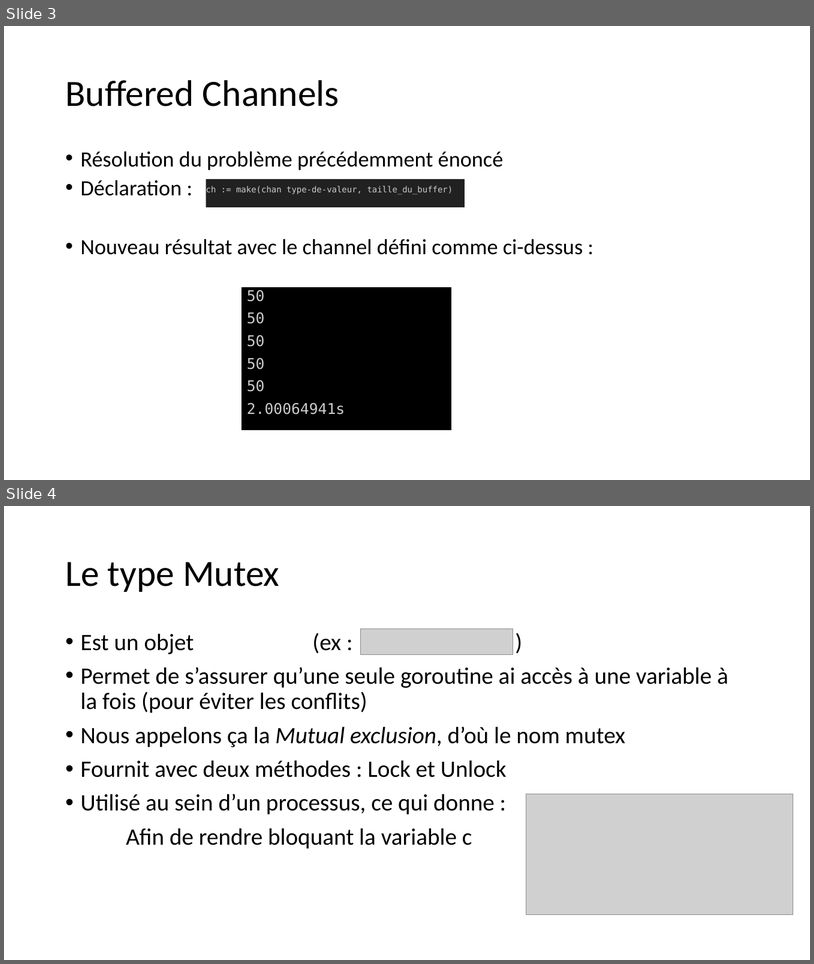
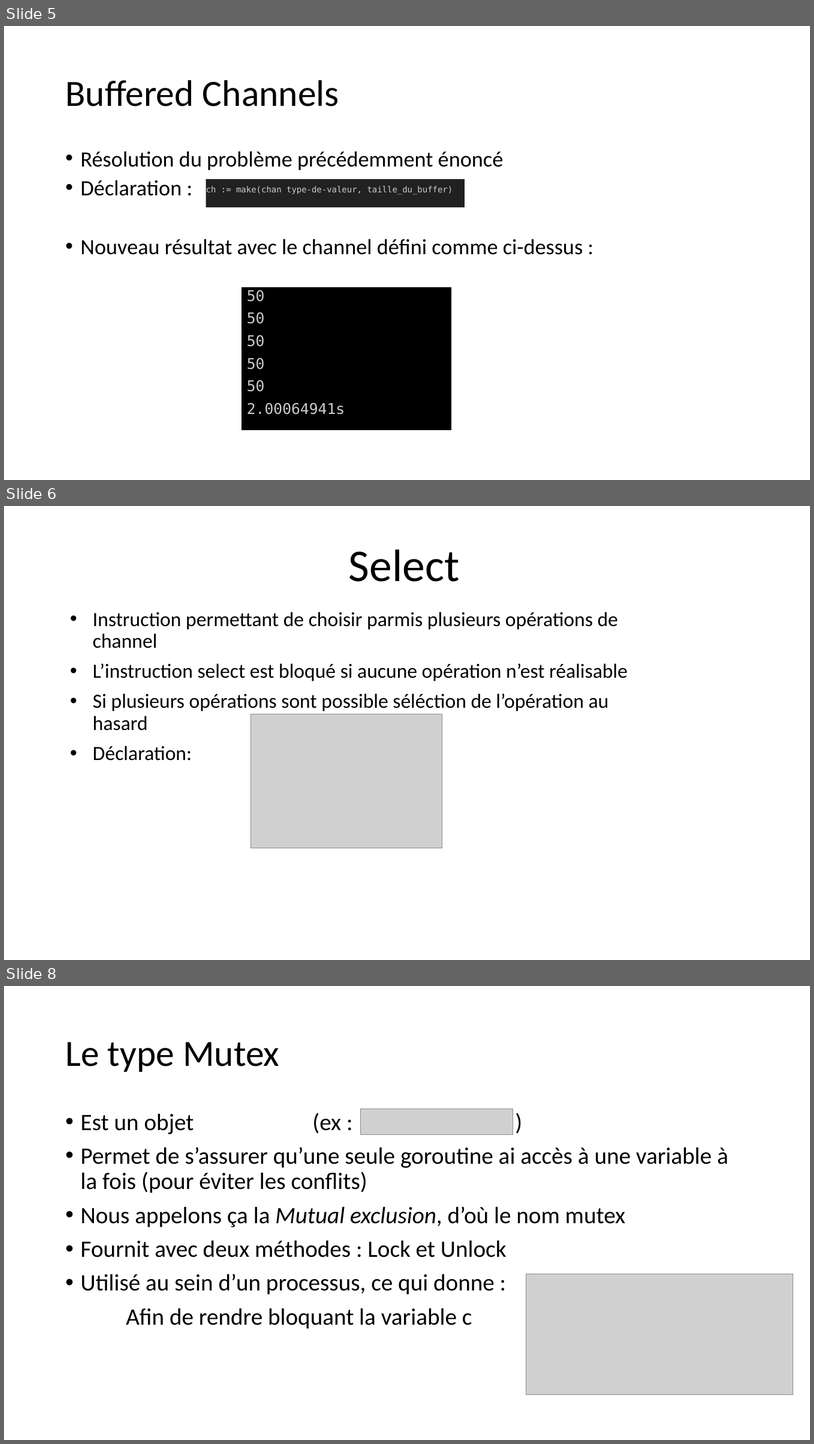
Before and after one commit to aykis/CODEV-GO, a slide deck: Presentation Channels.pptx. Shown one above the other, each under a label of ours: slides 3 and 4 before the commit, slides 5, 6 and 8 after it; the slides between them are not shown. The pictures are 814x964 and 814x1444 pixels, drawn with LibreOffice and Linux fonts; fonts in the diff are those of the drawing; grey boxes stand for pictures. Boxes give left, top, right and bottom in pixels: in the first picture for what was removed or moved away, otherwise in the second. Text is boxed around its words. In the diff, an @@ line names an element or a change of style, - is before the commit and + after.

```diff
--- a/Presentation Channels.pptx
+++ b/Presentation Channels.pptx
@@ slide 6 added at box(4, 506, 810, 960), background #FFFFFF @@
@@ title added at box(349, 549, 459, 582), 54 pt, text #000000 @@
+Select
@@ subtitle added at box(93, 612, 628, 760), 24 pt, text #000000 @@
+• Instruction permettant de choisir parmis plusieurs opérations de channel
+• L’instruction select est bloqué si aucune opération n’est réalisable
+• Si plusieurs opérations sont possible séléction de l’opération au hasard
+• Déclaration:
@@ picture added at box(251, 714, 443, 848) @@
@@ what was slide 3 is now slide 5 @@
@@ what was slide 4 is now slide 8 @@
```
Also in this commit, not shown: 3 other slides added, 1 other file.
